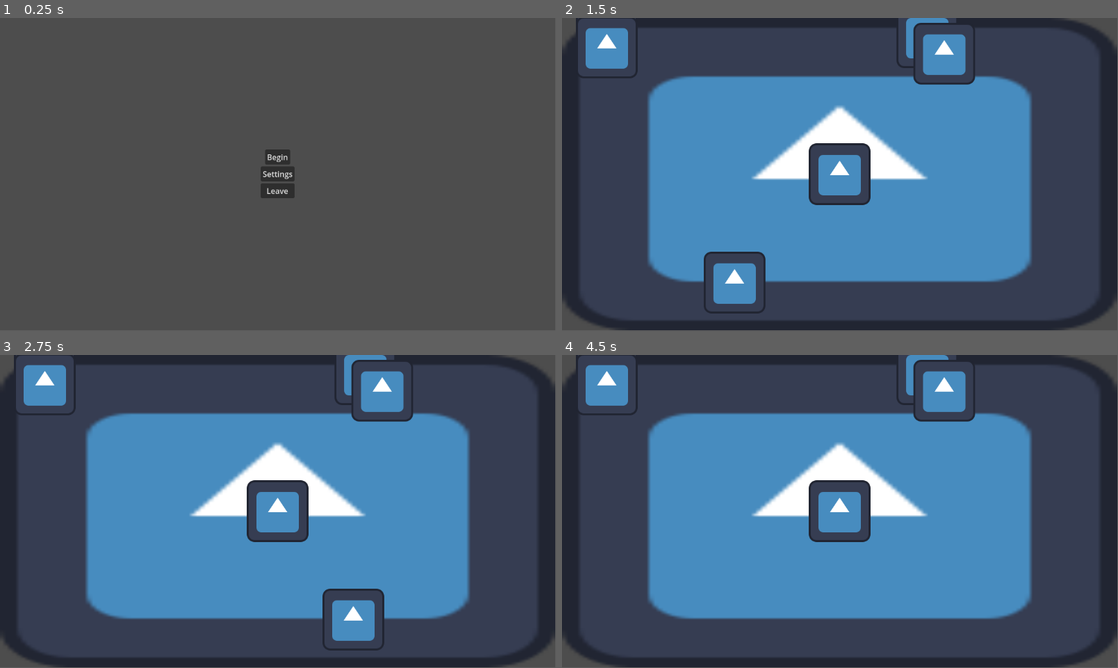
Above: before the commit, frames 1-4 (two rows, left to right).
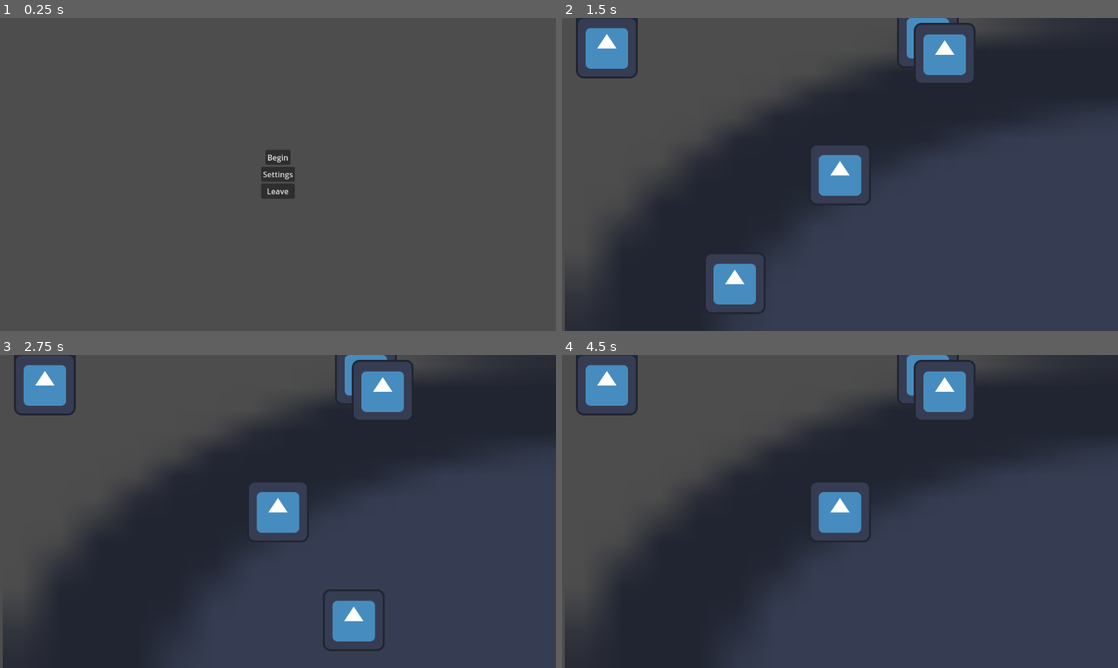
Above: after the commit, the same moments.

Repository: Hesolyoko/ProjectEsperomedas
Game: Godot game, scene res://SplashScreen/hesolyoko_splash_screen.tscn
Same seed, same stepped clock (60 frames per second), same inputs: the game is played once before the commit and once after it. The engine's default icon, where the game draws it, is replaced by a stand-in: a white triangle on a blue panel in a dark square. Video files are missing from this copy of the repository; at most half a second of black plays in their place.
Inputs:
- Up to frame 1 (0.25 s): no input
- Up to frame 2 (1.5 s): click "Begin" at 0.5 s; hold Right (move_right) from 1.28 s (still down); tap Down (secret) at 1.35 s
- Up to frame 3 (2.75 s): keep holding Right (move_right); tap Up (jump) at 1.52, 2.27 s; tap Down (secret) at 2.1 s
- Up to frame 4 (4.5 s): release Right (move_right) at 2.78 s; hold Left (move_left) 2.78-3.53 s; tap Down (secret) at 2.85, 3.6, 4.35 s; hold Right (move_right) from 3.53 s (still down); tap Up (jump) at 3.77 s
The window is 799x449 before the commit and 800x450 after it. Grey fills any space a smaller window leaves; there, only what the larger window draws over its background counts as a difference.

The runs differ from the first frame. In frame 1, 0.2% of the frame differs, in the area x 47-53%, y 43-58%; in frame 2, 58%; in frame 3, 59%; in frame 4, 60%, in the area x 0-100%, y 0-100%.

Commit message:
[Update] Changed Window Mode
Now "Expand"

Diff:
--- a/the-esperomedas-arena/Scenes/player.tscn
+++ b/the-esperomedas-arena/Scenes/player.tscn
@@ -16,3 +16,8 @@
 
 [node name="Sprite2D" type="Sprite2D" parent="CollisionShape2D"]
 texture = ExtResource("2_vc3yj")
+
+[node name="Timer" type="Timer" parent="."]
+one_shot = true
+
+[connection signal="timeout" from="Timer" to="." method="_on_timer_timeout"]
--- a/the-esperomedas-arena/Scenes/world.tscn
+++ b/the-esperomedas-arena/Scenes/world.tscn
@@ -10,7 +10,8 @@
 [node name="ParallaxBackground" type="ParallaxBackground" parent="."]
 
 [node name="Layer1" type="ParallaxLayer" parent="ParallaxBackground"]
-position = Vector2(576, 324)
+position = Vector2(5098, 2929)
+scale = Vector2(8.84, 9.04)
 
 [node name="Sprite2D" type="Sprite2D" parent="ParallaxBackground/Layer1"]
 position = Vector2(-3.05176e-05, -4.88758e-06)
--- a/the-esperomedas-arena/Scripts/to_main_menu.gd
+++ b/the-esperomedas-arena/Scripts/to_main_menu.gd
@@ -2,7 +2,7 @@
 
 #Defines scene as variable.
 var mainmenu = preload("res://Scenes/main_menu.tscn")
-
+var skipbutton = true
 #Calls scene.
 func _on_cutscene_finished() -> void:
 	get_tree().change_scene_to_packed(mainmenu)
--- a/the-esperomedas-arena/project.godot
+++ b/the-esperomedas-arena/project.godot
@@ -12,8 +12,13 @@
 
 config/name="The Esperomedas Arena"
 run/main_scene="res://SplashScreen/hesolyoko_splash_screen.tscn"
-config/features=PackedStringArray("4.3", "GL Compatibility")
+config/features=PackedStringArray("4.4", "GL Compatibility")
 config/icon="res://icon.svg"
+
+[display]
+
+window/stretch/mode="viewport"
+window/stretch/aspect="expand"
 
 [input]
 
Not shown: 1 places in the-esperomedas-arena/Scenes/main_menu.tscn that only renumber resources
Not shown: 1 places in the-esperomedas-arena/Scenes/player.tscn that only renumber resources
Not shown: 1 places in the-esperomedas-arena/Scenes/pre_menu_cutscene.tscn that only renumber resources
Not shown, added: the-esperomedas-arena/Scripts/menu_manager.gd.uid
Not shown, added: the-esperomedas-arena/Scripts/player.gd.uid
Not shown, added: the-esperomedas-arena/Scripts/splash_screen.gd.uid
Not shown, added: the-esperomedas-arena/Scripts/to_main_menu.gd.uid
Not shown, added: the-esperomedas-arena/SplashScreen/HesySplashGame.ogv.uid
Not shown, added: the-esperomedas-arena/SplashScreen/HesySplashVideo.ogv.uid
Not shown: 1 places in the-esperomedas-arena/SplashScreen/hesolyoko_splash_screen.tscn that only renumber resources
